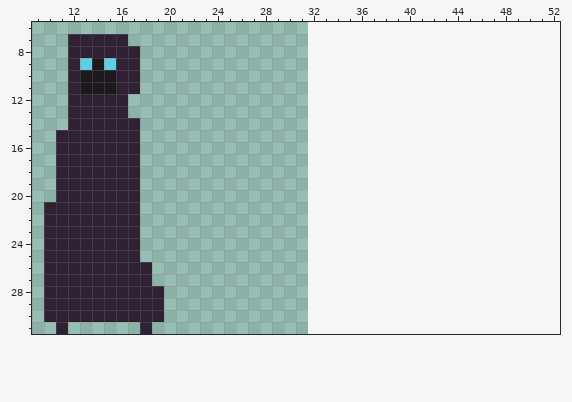
One commit to this pixel-art sprite: assets/steward.png. The picture above is the old version.
The file is 32x32 pixels. Shown: x 9..52, y 6..31. The old version is drawn lined up with the new one, on the new canvas.
The result:
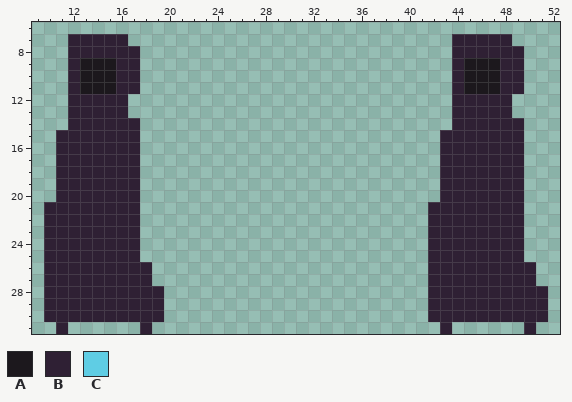
Palette (. is transparent): A #1c181d  B #2f2034  C #5fcde4
Diff:
canvas 32x32 -> 64x32
@@ x 9..52 @@
  6 ............................................
- 7 ...BBBBB....................................
- 8 ...BBBBBB...................................
- 9 ...BCACBB...................................
-10 ...BAAABB...................................
-11 ...BAAABB...................................
-12 ...BBBBB....................................
-13 ...BBBBB....................................
-14 ...BBBBBB...................................
-15 ..BBBBBBB...................................
-16 ..BBBBBBB...................................
-17 ..BBBBBBB...................................
-18 ..BBBBBBB...................................
-19 ..BBBBBBB...................................
-20 ..BBBBBBB...................................
-21 .BBBBBBBB...................................
-22 .BBBBBBBB...................................
-23 .BBBBBBBB...................................
-24 .BBBBBBBB...................................
-25 .BBBBBBBB...................................
-26 .BBBBBBBBB..................................
-27 .BBBBBBBBB..................................
-28 .BBBBBBBBBB.................................
-29 .BBBBBBBBBB.................................
-30 .BBBBBBBBBB.................................
-31 ..B......B..................................
+ 7 ...BBBBB...........................BBBBB....
+ 8 ...BBBBBB..........................BBBBBB...
+ 9 ...BAAABB..........................BAAABB...
+10 ...BAAABB..........................BAAABB...
+11 ...BAAABB..........................BAAABB...
+12 ...BBBBB...........................BBBBB....
+13 ...BBBBB...........................BBBBB....
+14 ...BBBBBB..........................BBBBBB...
+15 ..BBBBBBB.........................BBBBBBB...
+16 ..BBBBBBB.........................BBBBBBB...
+17 ..BBBBBBB.........................BBBBBBB...
+18 ..BBBBBBB.........................BBBBBBB...
+19 ..BBBBBBB.........................BBBBBBB...
+20 ..BBBBBBB.........................BBBBBBB...
+21 .BBBBBBBB........................BBBBBBBB...
+22 .BBBBBBBB........................BBBBBBBB...
+23 .BBBBBBBB........................BBBBBBBB...
+24 .BBBBBBBB........................BBBBBBBB...
+25 .BBBBBBBB........................BBBBBBBB...
+26 .BBBBBBBBB.......................BBBBBBBBB..
+27 .BBBBBBBBB.......................BBBBBBBBB..
+28 .BBBBBBBBBB......................BBBBBBBBBB.
+29 .BBBBBBBBBB......................BBBBBBBBBB.
+30 .BBBBBBBBBB......................BBBBBBBBBB.
+31 ..B......B........................B......B..
Changed places in both pictures, as pixel boxes (x1, y1, x2, y2):
added: (428, 34, 548, 334)
changed: (80, 58, 116, 70)
